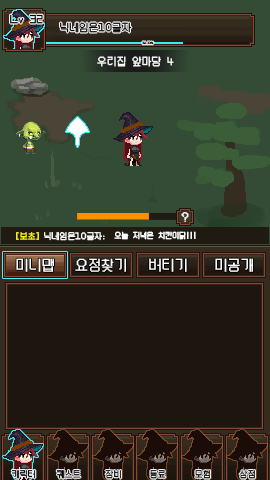
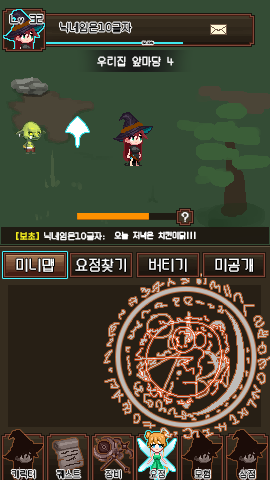
Layers edited between the first and the second 270px x 480px image:
added layer "Layer 41" (70%) in group "Bottom" over <box>135,316,229,404</box>
added layer "Layer 40" (70%) in group "Bottom" over <box>104,273,270,438</box>
moved "TRUE" (7th of 13, in "Bottom" › "캐릭터" › "TRUE") into group "TRUE" over <box>3,430,43,480</box>
moved "0" (2nd of 8, in "Bottom" › "퀘스트" › "TRUE") into group "TRUE", painted on it over <box>48,430,88,480</box>
removed layer "0 copy" (2nd of 6, in "Bottom" › "퀘스트" › "FALSE") (was 40%) from group "FALSE" over <box>48,430,88,480</box>
added layer "0" (3rd of 8, in "Bottom" › "퀘스트" › "FALSE") (40%) in group "FALSE" over <box>53,438,83,471</box>
added layer "0 copy 2" in group "FALSE" over <box>53,438,83,471</box>
moved "0" (4th of 8, in "Bottom" › "장비" › "TRUE") into group "TRUE", painted on it over <box>93,430,133,480</box>
removed layer "0 copy" (3rd of 6, in "Bottom" › "장비" › "FALSE") (was 40%) from group "FALSE" over <box>93,430,133,480</box>
added layer "Layer 36 copy" (40%) in group "FALSE" over <box>94,437,133,473</box>
added layer "Layer 36 copy 2" in group "FALSE" over <box>94,437,133,473</box>
added group "TRUE" (10th of 13, in "Bottom" › "요정") with 7 layers in group "요정" over <box>138,429,176,480</box>
added group "ex" with 5 layers in group "TRUE" over <box>138,429,176,480</box>
hid "0" (5th of 8, in "Bottom" › "요정" › "TRUE" › "ex"), moved it into group "ex", painted on it over <box>137,430,177,480</box>
showed "TRUE" (11th of 13, in "Bottom" › "요정" › "TRUE"), moved it into group "TRUE", painted on it over <box>48,430,176,480</box>
hid group "FALSE" (4th of 7, in "Bottom" › "요정") (2 layers) over <box>137,430,177,480</box>
removed layer "0 copy" (4th of 6, in "Bottom" › "동료" › "FALSE") (was 40%) from group "FALSE" over <box>137,430,177,480</box>
"Layer 29": opacity 100% → 60% over <box>8,285,261,427</box>
removed layer "Layer 4" over <box>5,282,264,430</box>
…and 4 more changes (3 added, 1 painted, 1 renamed)
